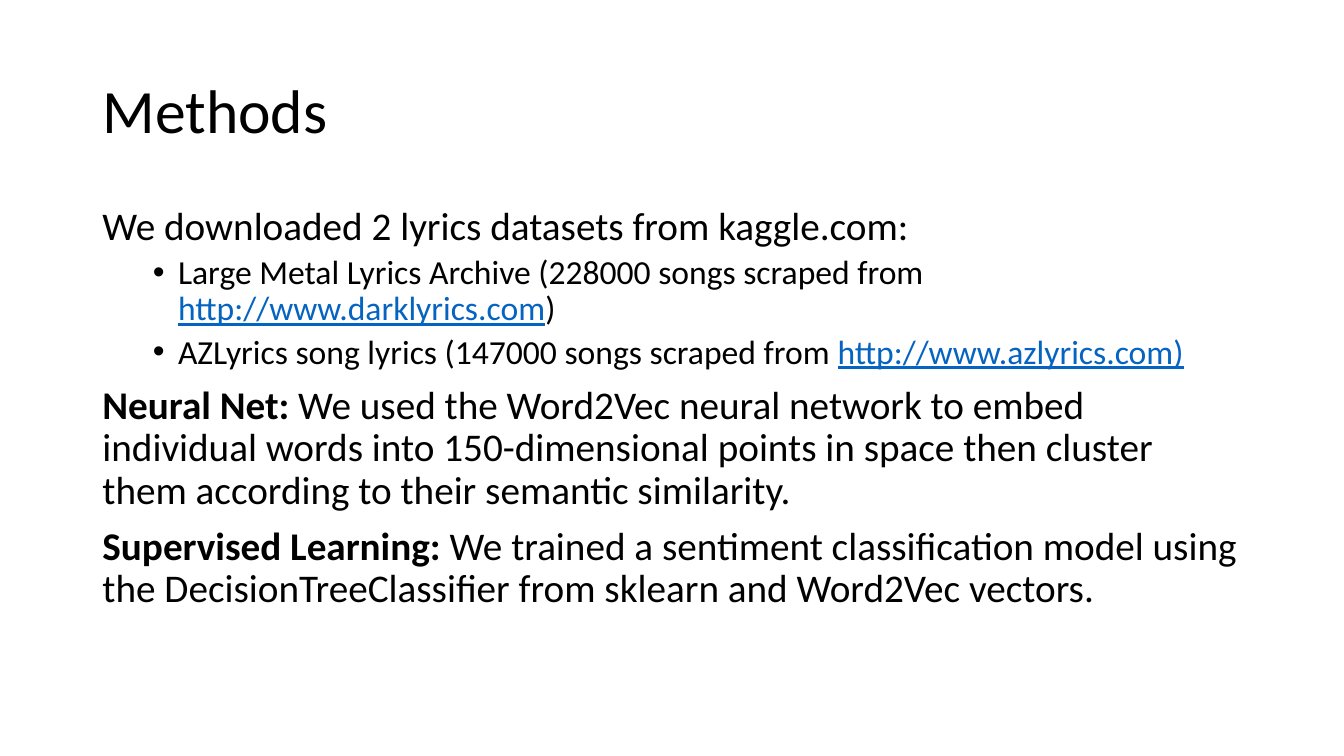
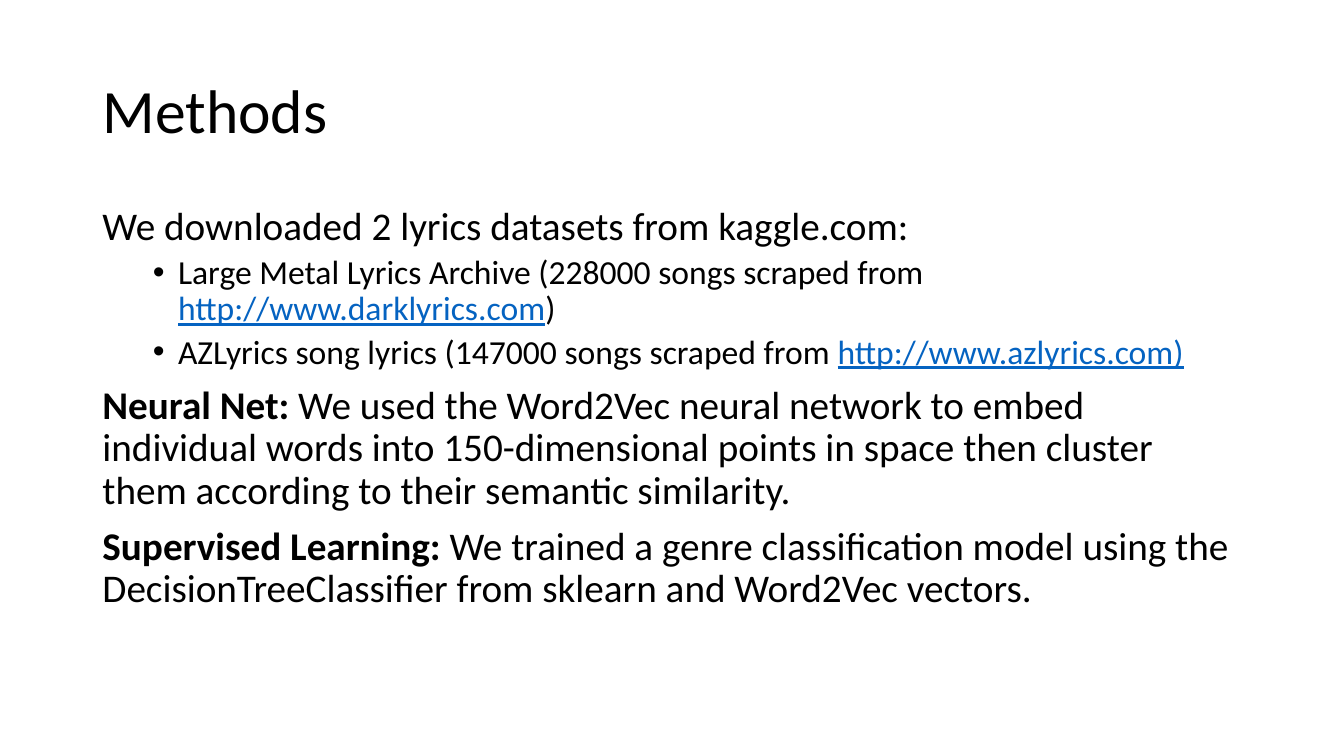
Before and after one commit to eileenblum/Music-Project, a slide deck: slide 3 of erdos-music_project.pptx. Drawn at 1344x756 pixels with LibreOffice and Linux fonts; fonts in the diff are those of the drawing; background and template pictures are left out. Boxes give left, top, right and bottom in pixels: in the first picture for what was removed or moved away, otherwise in the second. Text is boxed around its words. In the diff, an @@ line names an element or a change of style, - is before the commit and + after.

Commit message:
add k=100 plot, update classifier code, powerpoint

```diff
--- a/erdos-music_project.pptx
+++ b/erdos-music_project.pptx
@@ text at (102,532,1228,603): text changed @@
-Supervised Learning: We trained a sentiment classification model using the DecisionTreeClassifier from sklearn and Word2Vec vectors.
+Supervised Learning: We trained a genre classification model using the DecisionTreeClassifier from sklearn and Word2Vec vectors.
```
Also in this commit, not shown: 3 other slides changed, 2 other files.
